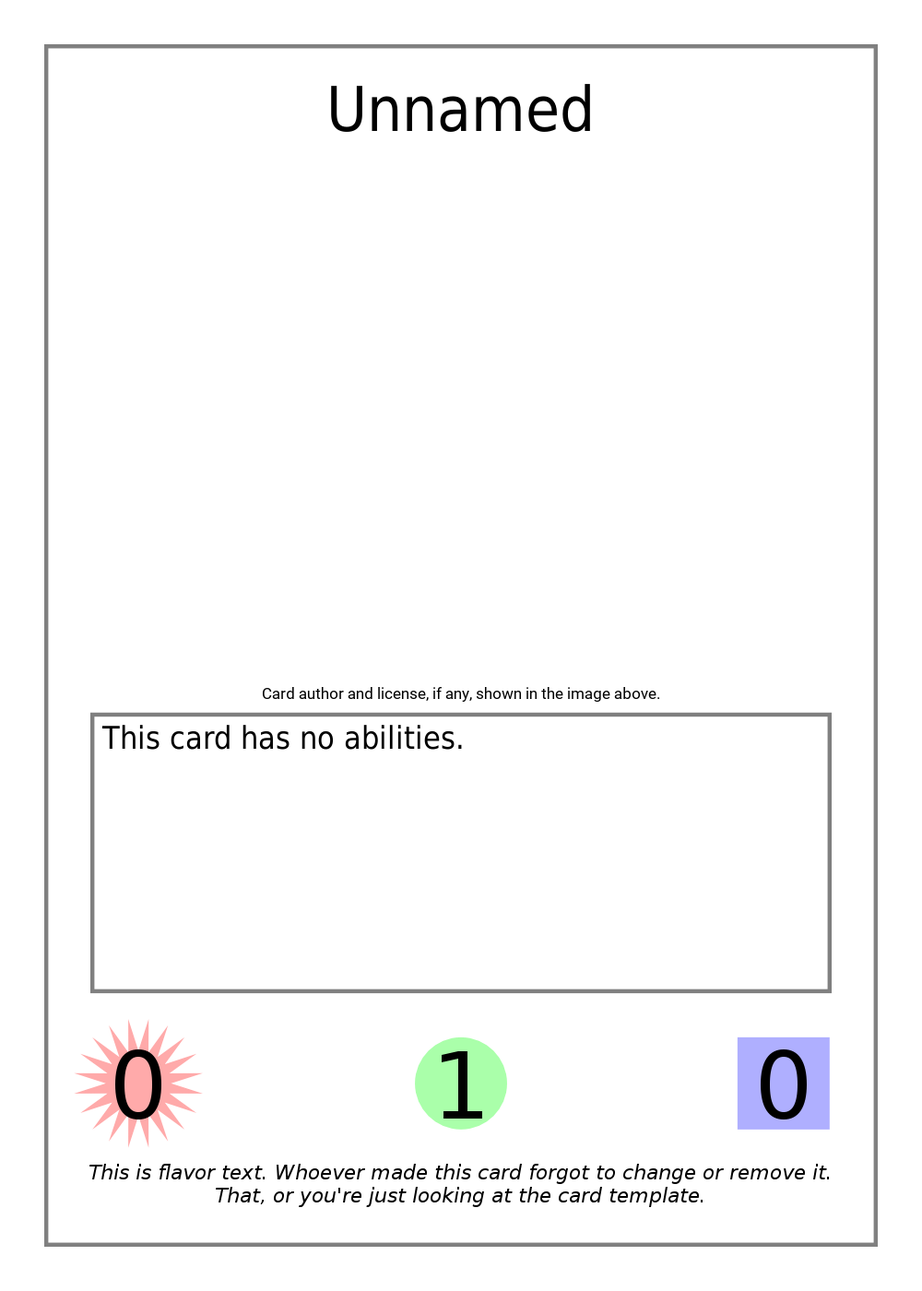
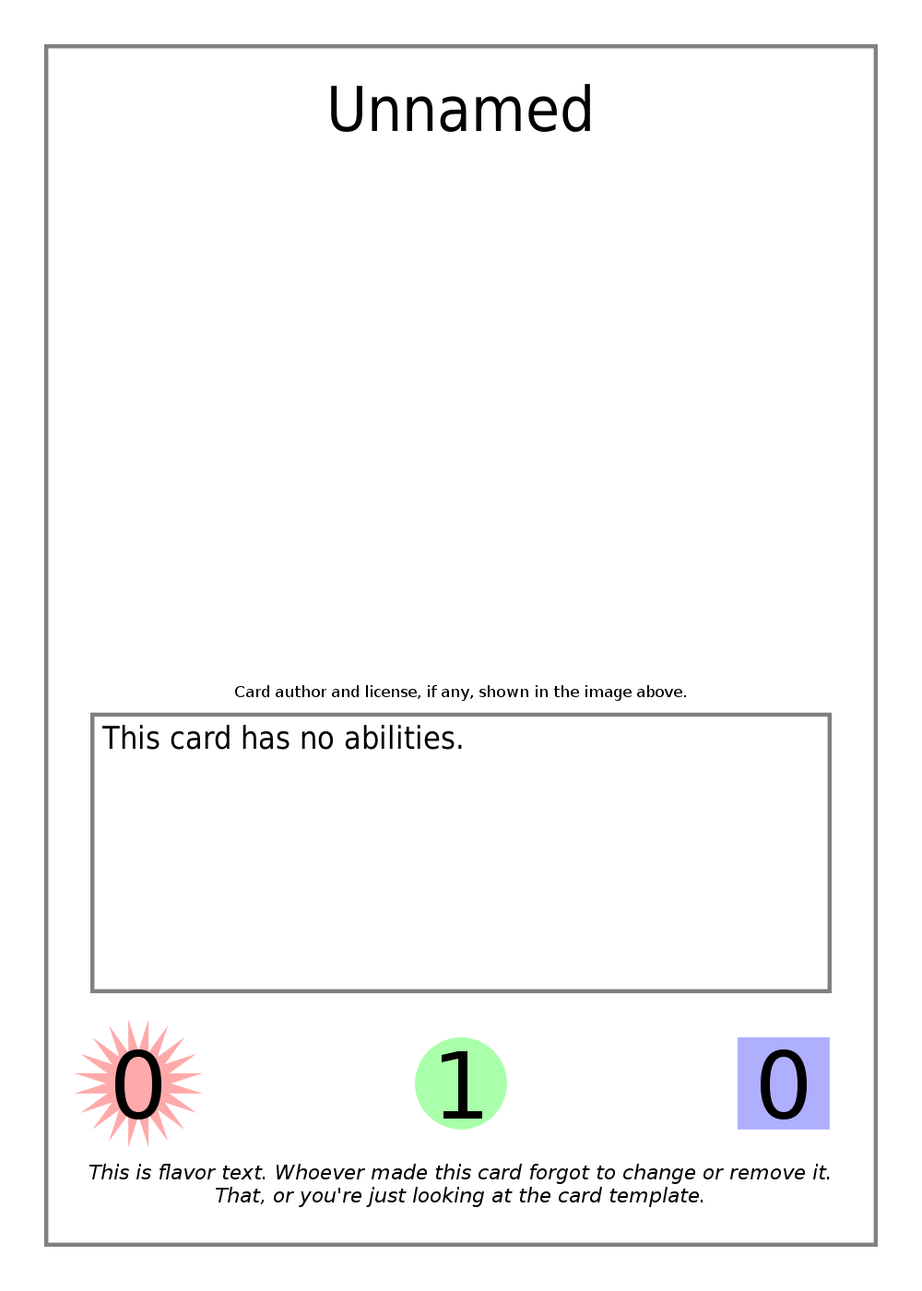
Layered file, before and after one edit (w=922, h=1291). Changes by layer:
painted on "Card License" over [235, 685, 687, 703]
